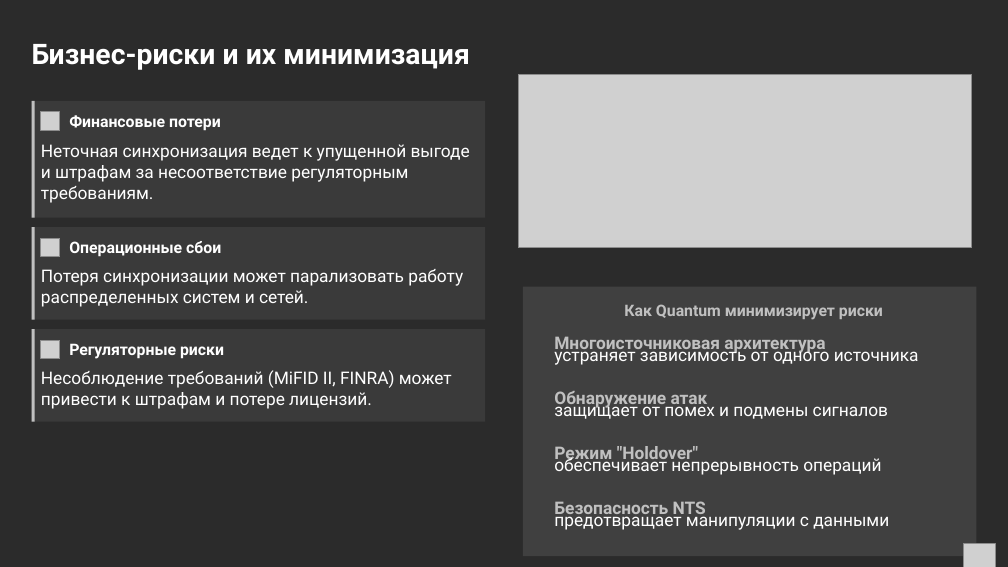
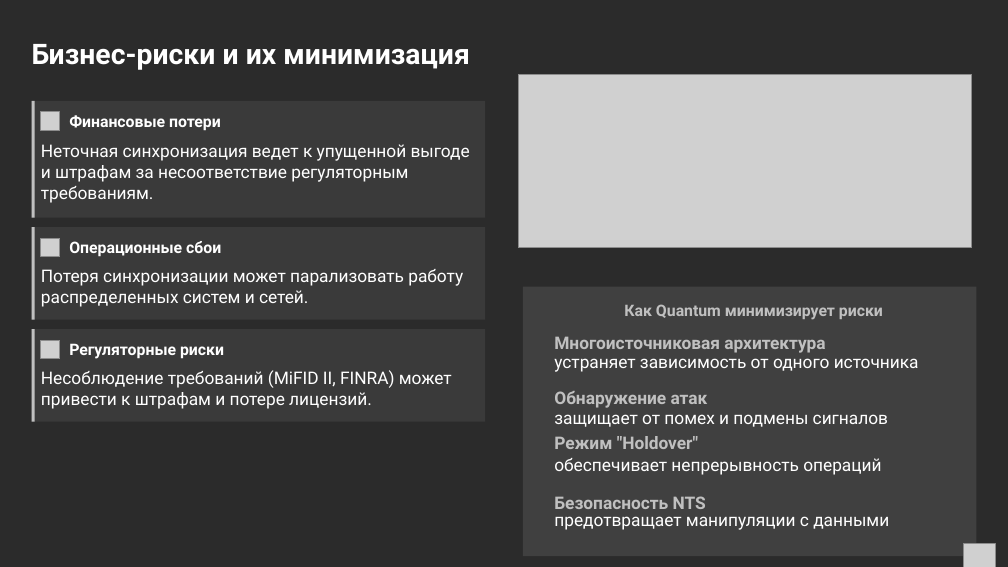
Before and after one commit to SiwaNetwork/QUANTUM, a slide deck: slide 2 of ДОКУМЕНТЫ/МАТЕРИАЛ СТАТЬИ/SHIWA_NETWORK_Quantum_Стратегическое_преимущество_в_обеспечении_надежной_синхронизации_времени_для_бизнеса.pptx. Drawn at 1008x567 pixels with LibreOffice and Linux fonts; fonts in the diff are those of the drawing; grey boxes stand for pictures; background and template pictures are left out; a plain dark background stands for a picture behind light text. Boxes give left, top, right and bottom in pixels: in the first picture for what was removed or moved away, otherwise in the second. Text is boxed around its words. In the diff, an @@ line names an element or a change of style, - is before the commit and + after.

```diff
--- a/ДОКУМЕНТЫ/МАТЕРИАЛ СТАТЬИ/SHIWA_NETWORK_Quantum_Стратегическое_преимущество_в_обеспечении_надежной_синхронизации_времени_для_бизнеса.pptx
+++ b/ДОКУМЕНТЫ/МАТЕРИАЛ СТАТЬИ/SHIWA_NETWORK_Quantum_Стратегическое_преимущество_в_обеспечении_надежной_синхронизации_времени_для_бизнеса.pptx
@@ text "устраняет зависимость от одного источника": place and size @@
-text "устраняет зависимость от одного источника" at (554, 346, 919, 365)
+text "устраняет зависимость от одного источника" at (554, 352, 919, 372)
@@ text "защищает от помех и подмены ..." rewrapped from (554, 401, 888, 419) to (554, 414, 888, 427) @@
@@ text "Режим "Holdover"" rewrapped from (554, 446, 698, 464) to (554, 436, 698, 449) @@
@@ text "Безопасность NTS" rewrapped from (554, 501, 706, 519) to (554, 496, 706, 509) @@
```
Also in this commit, not shown: 1 other slide changed, 3 other files.
